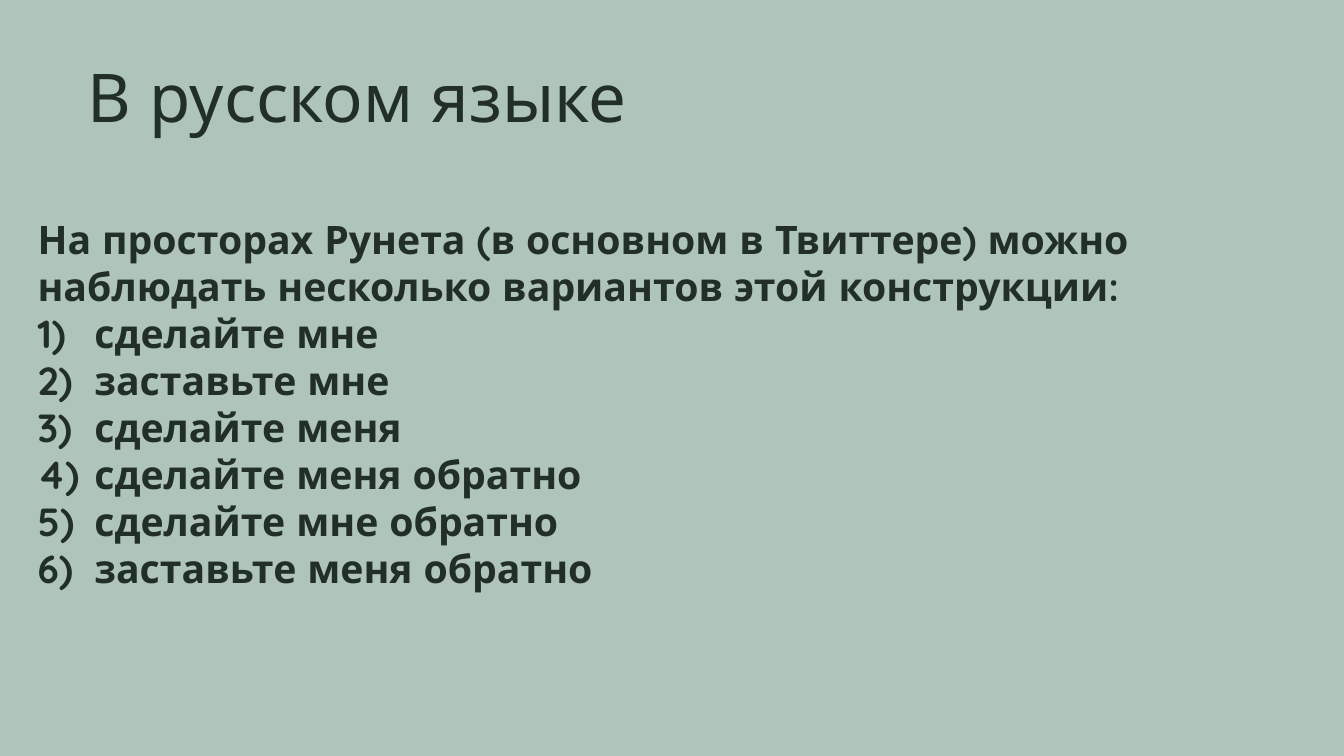
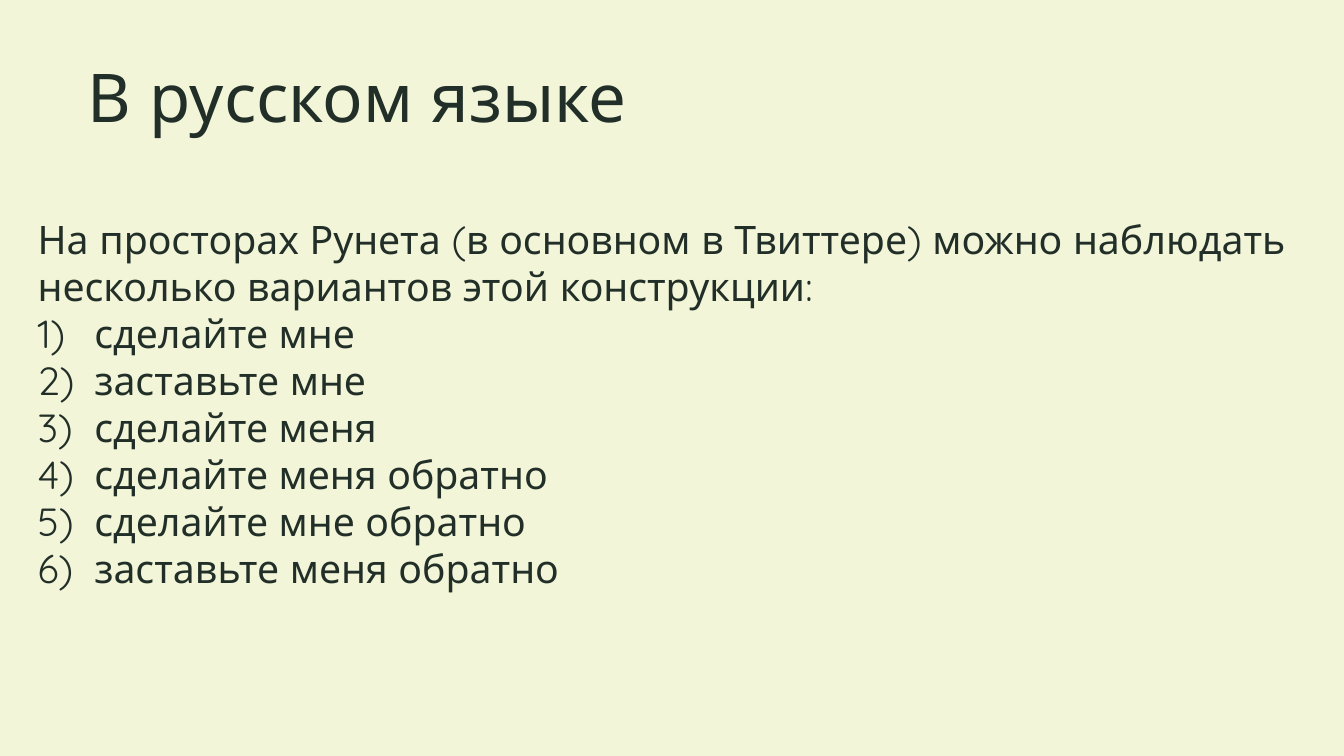
Before and after one commit to Lera-Z/hsecxg, a slide deck: slide 3 of Презентация.pptx. Drawn at 1344x756 pixels with LibreOffice and Linux fonts; fonts in the diff are those of the drawing. Boxes give left, top, right and bottom in pixels: in the first picture for what was removed or moved away, otherwise in the second. Text is boxed around its words. In the diff, an @@ line names an element or a change of style, - is before the commit and + after.

```diff
--- a/Презентация.pptx
+++ b/Презентация.pptx
@@ background #AFC5B9 to #F2F5D8 @@
@@ text "На просторах Рунета (в основном ..." at <box>38,224,1285,593</box>: bold off @@
```
Also in this commit, not shown: 2 other slides changed, 8 slides added, 2 other files.
